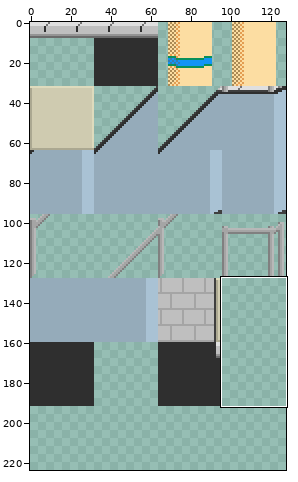
Two versions of one pixel-art file, assets/mall/tiles/tilemap.aseprite. Above, an overview of the earlier version with the close-up marked.
Close-up. Earlier state:
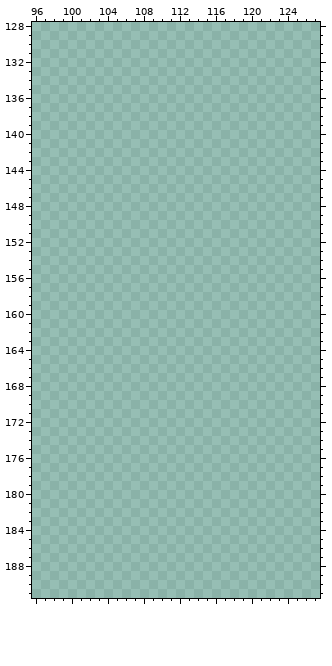
128x192 pixels, 1 frame. Colours within 5 levels of each other are drawn and written as one. Shown: x 96..127, y 128..191. The old version is drawn lined up with the new one, on the new canvas. The commit also changed other parts of the picture, which this record leaves out.
New version:
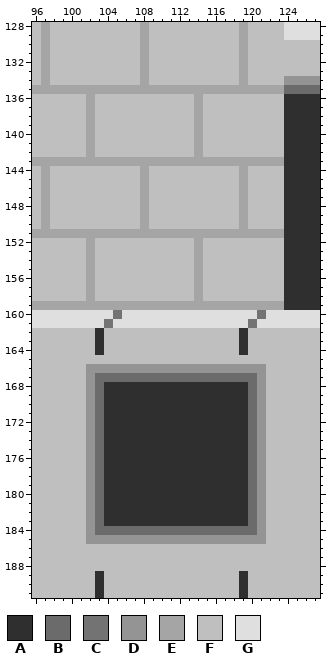
Palette (. is transparent): A #2f2f2f  B #6b6b6b  C #737373  D #949494  E #a5a5a5  F #bfbfbf  G #dfdfdf
The edit:
canvas 128x192 -> 128x224
y 128..129: x 96..127 ................................ -> FEFFFFFFFFFFEFFFFFFFFFFEFFFFGGGG
y 130..133: x 96..127 ................................ -> FEFFFFFFFFFFEFFFFFFFFFFEFFFFFFFF
y 134: x 96..127 ................................ -> FEFFFFFFFFFFEFFFFFFFFFFEFFFFDDDD
y 135: x 96..127 ................................ -> EEEEEEEEEEEEEEEEEEEEEEEEEEEEBBBB
y 136..142: x 96..127 ................................ -> FFFFFFEFFFFFFFFFFFEFFFFFFFFFAAAA
y 143: x 96..127 ................................ -> EEEEEEEEEEEEEEEEEEEEEEEEEEEEAAAA
y 144..150: x 96..127 ................................ -> FEFFFFFFFFFFEFFFFFFFFFFEFFFFAAAA
y 151: x 96..127 ................................ -> EEEEEEEEEEEEEEEEEEEEEEEEEEEEAAAA
y 152..158: x 96..127 ................................ -> FFFFFFEFFFFFFFFFFFEFFFFFFFFFAAAA
y 159: x 96..127 ................................ -> EEEEEEEEEEEEEEEEEEEEEEEEEEEEAAAA
y 160: x 96..127 ................................ -> GGGGGGGGGCGGGGGGGGGGGGGGGCGGGGGG
y 161: x 96..127 ................................ -> GGGGGGGGCGGGGGGGGGGGGGGGCGGGGGGG
y 162..164: x 96..127 ................................ -> FFFFFFFAFFFFFFFFFFFFFFFAFFFFFFFF
y 165: x 96..127 ................................ -> FFFFFFFFFFFFFFFFFFFFFFFFFFFFFFFF
y 166: x 96..127 ................................ -> FFFFFFDDDDDDDDDDDDDDDDDDDDFFFFFF
y 167: x 96..127 ................................ -> FFFFFFDBBBBBBBBBBBBBBBBBBDFFFFFF
y 168..183: x 96..127 ................................ -> FFFFFFDBAAAAAAAAAAAAAAAABDFFFFFF
y 184: x 96..127 ................................ -> FFFFFFDBBBBBBBBBBBBBBBBBBDFFFFFF
y 185: x 96..127 ................................ -> FFFFFFDDDDDDDDDDDDDDDDDDDDFFFFFF
y 186..188: x 96..127 ................................ -> FFFFFFFFFFFFFFFFFFFFFFFFFFFFFFFF
y 189..191: x 96..127 ................................ -> FFFFFFFAFFFFFFFFFFFFFFFAFFFFFFFF
Where, in picture pixels (left, top, right, bottom), the same in both close-ups:
added: (32, 22, 320, 598)
